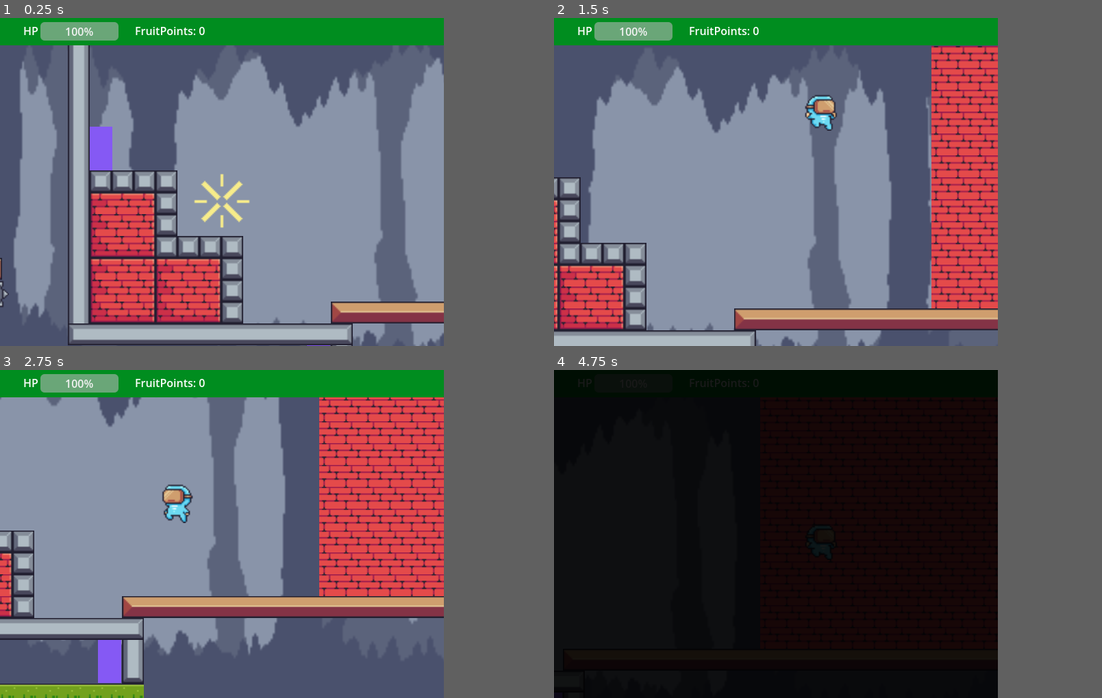
Above: before the commit, frames 1-4 (two rows, left to right).
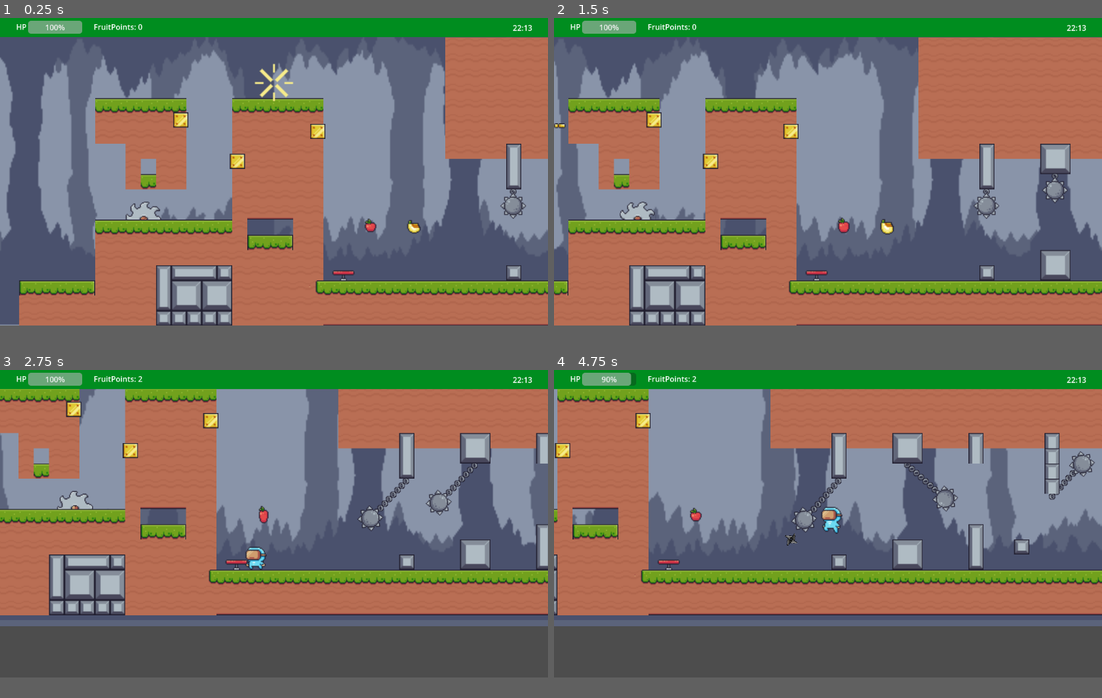
Above: after the commit, the same moments.

Repository: NULLPX-a/Juego-Fundamentos
Game: Godot game, scene res://Escenas/Pantallas/Pantalla_1.tscn
Two runs of this game, one before a commit and one after it. Both use one fixed random seed, a clock stepped at 60 frames per second and the inputs below. Sound files missing from this copy of the repository are replaced by a short silence.
Inputs:
- Up to frame 1 (0.25 s): no input
- Up to frame 2 (1.5 s): tap Enter (ui_accept) at 0.5, 0.77, 0.8, 1.07, 1.35 s; hold F (shuriken, bound only after the commit) 0.53-1.28 s; hold Right (ui_right) from 0.53 s (still down)
- Up to frame 3 (2.75 s): tap Enter (ui_accept) at 1.52, 1.82, 2.3 s; tap F (shuriken, bound only after the commit) at 1.55 s; release Right (ui_right) at 2.03 s; hold Left (ui_left) from 2.03 s (still down); hold F (shuriken, bound only after the commit) from 2.03 s (still down)
- Up to frame 4 (4.75 s): release Left (ui_left) at 2.78 s; release F (shuriken, bound only after the commit) at 2.78 s; hold Right (ui_right) 2.78-4.28 s; tap F (shuriken, bound only after the commit) at 2.85, 4.35 s; tap Enter (ui_accept) at 3.02, 3.32, 3.6, 3.77, 4.07, 4.52 s; hold Left (ui_left) from 4.28 s (still down)
In our replay, the window is 648x480 before the commit and 800x450 after it. These sizes can differ from the game's own. Grey fills any space a smaller window leaves; there, only what the larger window draws over its background counts as a difference.

The runs differ from the first frame. In frame 1, 64% of the frame differs, in the area x 0-100%, y 0-100%; in frame 2, 64%; in frame 3, 76%; in frame 4, 90%, in the area x 0-100%, y 0-94%.

Commit message:
Agregue que el personaje lance shuriken con la F y añadi musica al juego

Diff:
--- a/Escenas/Escenarios/Enemigos/Sierra.tscn
+++ b/Escenas/Escenarios/Enemigos/Sierra.tscn
@@ -2,7 +2,24 @@
 
 [ext_resource type="Texture2D" uid="uid://qa50g3agc2hg" path="res://Assets/Traps/Saw/On (38x38).png" id="1_bn04a"]
 [ext_resource type="Script" uid="uid://5rt6cglbv8ai" path="res://Escenas/Escenarios/Enemigos/sierra.gd" id="1_lfsw3"]
+[ext_resource type="Texture2D" uid="uid://b24de1ve0snjc" path="res://Assets/Main Characters/Desappearing (96x96).png" id="2_1xdd2"]
 [ext_resource type="Script" uid="uid://duos545yjvfky" path="res://Escenas/Escenarios/Enemigos/Pinchos.gd" id="3_x8tnt"]
+
+[sub_resource type="AtlasTexture" id="AtlasTexture_u47pi"]
+atlas = ExtResource("2_1xdd2")
+region = Rect2(288, 0, 96, 96)
+
+[sub_resource type="AtlasTexture" id="AtlasTexture_lfh8b"]
+atlas = ExtResource("2_1xdd2")
+region = Rect2(384, 0, 96, 96)
+
+[sub_resource type="AtlasTexture" id="AtlasTexture_6muio"]
+atlas = ExtResource("2_1xdd2")
+region = Rect2(480, 0, 96, 96)
+
+[sub_resource type="AtlasTexture" id="AtlasTexture_sifv0"]
+atlas = ExtResource("2_1xdd2")
+region = Rect2(576, 0, 96, 96)
 
 [sub_resource type="AtlasTexture" id="AtlasTexture_lfsw3"]
 atlas = ExtResource("1_bn04a")
@@ -38,6 +55,23 @@
 
 [sub_resource type="SpriteFrames" id="SpriteFrames_u47pi"]
 animations = [{
+"frames": [{
+"duration": 1.0,
+"texture": SubResource("AtlasTexture_u47pi")
+}, {
+"duration": 1.0,
+"texture": SubResource("AtlasTexture_lfh8b")
+}, {
+"duration": 1.0,
+"texture": SubResource("AtlasTexture_6muio")
+}, {
+"duration": 1.0,
+"texture": SubResource("AtlasTexture_sifv0")
+}],
+"loop": false,
+"name": &"die",
+"speed": 30.0
+}, {
 "frames": [{
 "duration": 1.0,
 "texture": SubResource("AtlasTexture_lfsw3")
@@ -81,10 +115,10 @@
 
 [node name="AnimatedSprite2D" type="AnimatedSprite2D" parent="." unique_id=13684700]
 sprite_frames = SubResource("SpriteFrames_u47pi")
-animation = &"on"
+animation = &"die"
 autoplay = "on"
-frame = 7
-frame_progress = 0.16529566
+frame = 3
+frame_progress = 1.0
 
 [node name="collision_with_floor" type="CollisionShape2D" parent="." unique_id=589160027]
 position = Vector2(0, -1.75)
@@ -104,3 +138,6 @@
 [node name="CollisionShape2D" type="CollisionShape2D" parent="damage_zone" unique_id=1199510039]
 shape = SubResource("CircleShape2D_lfsw3")
 script = ExtResource("3_x8tnt")
+
+[connection signal="animation_finished" from="AnimatedSprite2D" to="." method="_on_animated_sprite_2d_animation_finished"]
+[connection signal="area_entered" from="damage_zone" to="." method="_on_damage_zone_area_entered"]
--- a/Escenas/Escenarios/Enemigos/sierra.gd
+++ b/Escenas/Escenarios/Enemigos/sierra.gd
@@ -24,3 +24,13 @@
 		$raycast_wall_detection.target_position.x *= -1
 
 	move_and_slide()
+
+
+func _on_damage_zone_area_entered(_area: Area2D) -> void:
+	if _area.is_in_group("shuriken"):
+		velocity.x = 0
+		$AnimatedSprite2D.play("die")
+
+
+func _on_animated_sprite_2d_animation_finished() -> void:
+	self.queue_free()
--- a/Escenas/Escenarios/Trampolin.tscn
+++ b/Escenas/Escenarios/Trampolin.tscn
@@ -3,6 +3,7 @@
 [ext_resource type="Texture2D" uid="uid://wi1svie2jnwc" path="res://Assets/Traps/Trampoline/Idle.png" id="1_gccsm"]
 [ext_resource type="Script" uid="uid://c2tqtqwwhyjyn" path="res://Escenas/Escenarios/trampolin.gd" id="1_tb7c6"]
 [ext_resource type="Texture2D" uid="uid://curr68eeha47m" path="res://Assets/Traps/Trampoline/Jump (28x28).png" id="2_tb7c6"]
+[ext_resource type="AudioStream" uid="uid://dacg1sd4x6av4" path="res://Assets/sonidos/funny-spring-jump-140378.mp3" id="4_n23vu"]
 
 [sub_resource type="AtlasTexture" id="AtlasTexture_n23vu"]
 atlas = ExtResource("1_gccsm")
@@ -108,4 +109,7 @@
 position = Vector2(-0.5, 8.5)
 shape = SubResource("RectangleShape2D_loyx2")
 
+[node name="audioTrampolin" type="AudioStreamPlayer2D" parent="." unique_id=453341241]
+stream = ExtResource("4_n23vu")
+
 [connection signal="body_entered" from="activation_area" to="." method="_on_activation_area_body_entered"]
--- a/Escenas/Escenarios/trampolin.gd
+++ b/Escenas/Escenarios/trampolin.gd
@@ -6,13 +6,13 @@
 	pass # Replace with function body.
 
 
-# Called every frame. 'delta' is the elapsed time since the previous frame.
-@warning_ignore("unused_parameter")
-func _process(delta: float) -> void:
+
+func _process(_delta: float) -> void:
 	pass
 
 
-@warning_ignore("unused_parameter")
-func _on_activation_area_body_entered(body: Node2D) -> void:
+
+func _on_activation_area_body_entered(_body: Node2D) -> void:
+	$audioTrampolin.play()
 	$Animaciones_trampolin.play("launch")
-	body.velocity.y = -800
+	_body.velocity.y = -800
--- a/Escenas/Pantallas/Pantalla_1.tscn
+++ b/Escenas/Pantallas/Pantalla_1.tscn
@@ -1,7 +1,9 @@
 [gd_scene format=3 uid="uid://yfl31i4okyng"]
 
 [ext_resource type="PackedScene" uid="uid://dpyip8k15fp3q" path="res://Escenas/Personajes/virtual_guy.tscn" id="1_m2ho7"]
+[ext_resource type="AudioStream" uid="uid://c08wlmuhmuwav" path="res://Assets/sonidos/pixel-song-19-31953_junta.mp3" id="1_s0k8v"]
 [ext_resource type="PackedScene" uid="uid://bp5crs7c5kn45" path="res://Escenas/Escenarios/PlayerInfo.tscn" id="1_ti0p8"]
+[ext_resource type="Script" uid="uid://du5f2ohpcfyjh" path="res://Escenas/Pantallas/audio_fondo.gd" id="2_aetoh"]
 [ext_resource type="PackedScene" uid="uid://bri566k473ljw" path="res://Escenas/Escenarios/Escenario_1.tscn" id="2_m2ho7"]
 [ext_resource type="PackedScene" uid="uid://0efdipofhckf" path="res://Escenas/Fondos/Background.tscn" id="3_kdu8l"]
 [ext_resource type="PackedScene" uid="uid://ciuheb8xvwy8i" path="res://Escenas/Escenarios/movingPlatform_1.tscn" id="4_rw0ga"]
@@ -11,6 +13,7 @@
 [ext_resource type="PackedScene" uid="uid://dwu3b37uap01f" path="res://Escenas/Escenarios/fruit.tscn" id="8_bsgtc"]
 [ext_resource type="PackedScene" uid="uid://cpuh2td0c88fv" path="res://Escenas/Escenarios/Portal.tscn" id="10_iw5ls"]
 [ext_resource type="Script" uid="uid://cyrq2wily4gdg" path="res://Escenas/Pantallas/init_cut_scene_1.gd" id="11_7veke"]
+[ext_resource type="PackedScene" uid="uid://ydpd48mbajws" path="res://Escenas/Personajes/shuriken.tscn" id="14_aetoh"]
 
 [sub_resource type="Curve2D" id="Curve2D_rw0ga"]
 _data = {
@@ -113,10 +116,16 @@
 
 [node name="Node2D" type="Node2D" unique_id=98405551]
 
+[node name="audio_fondo" type="AudioStreamPlayer" parent="." unique_id=85352366]
+stream = ExtResource("1_s0k8v")
+volume_db = -15.0
+autoplay = true
+script = ExtResource("2_aetoh")
+
 [node name="PlayerInfo" parent="." unique_id=126177048 instance=ExtResource("1_ti0p8")]
 
 [node name="virtual_guy" parent="." unique_id=783472880 instance=ExtResource("1_m2ho7")]
-position = Vector2(4354, 250)
+position = Vector2(2233, 114)
 
 [node name="TileMapLayer" parent="." unique_id=1256577616 instance=ExtResource("2_m2ho7")]
 
@@ -192,5 +201,10 @@
 [node name="AnimationPlayer" type="AnimationPlayer" parent="init_cutScene1" unique_id=1360395961]
 libraries/ = SubResource("AnimationLibrary_nrf4t")
 
+[node name="shuriken" parent="." unique_id=261274879 instance=ExtResource("14_aetoh")]
+visible = false
+position = Vector2(4253, 149)
+
+[connection signal="finished" from="audio_fondo" to="audio_fondo" method="_on_finished"]
 [connection signal="body_entered" from="init_cutScene1" to="init_cutScene1" method="_on_body_entered"]
 [connection signal="animation_finished" from="init_cutScene1/AnimationPlayer" to="init_cutScene1" method="_on_animation_player_animation_finished"]
--- /dev/null
+++ b/Escenas/Pantallas/audio_fondo.gd
@@ -0,0 +1,4 @@
+extends AudioStreamPlayer
+
+func _on_finished() -> void:
+	self.play()
--- /dev/null
+++ b/Escenas/Personajes/shuriken.gd
@@ -0,0 +1,35 @@
+extends Node2D
+
+var velocidad = Vector2(450,-200)
+var gravity = 9.8
+signal shuriken_destroyed
+var isflip = false
+
+
+func _ready() -> void:
+	$Timer.start()
+	if  isflip:
+		velocidad.x *= -1
+
+
+func _process(_delta: float) -> void:
+	velocidad.y += gravity
+	position += velocidad * _delta
+
+
+func _on_hit_box_body_entered(_body: Node2D) -> void:
+	$AnimationPlayer.stop()
+	velocidad = Vector2(0,0)
+	$shurikenSprite.play("die")
+
+
+func _on_shuriken_sprite_animation_finished() -> void:
+	destroy_myself()
+
+
+func _on_timer_timeout() -> void:
+	destroy_myself()
+
+func destroy_myself():
+	emit_signal("shuriken_destroyed")
+	self.queue_free()
--- /dev/null
+++ b/Escenas/Personajes/shuriken.tscn
@@ -0,0 +1,113 @@
+[gd_scene format=3 uid="uid://ydpd48mbajws"]
+
+[ext_resource type="Texture2D" uid="uid://dm77450rqh2q" path="res://Assets/Other/26.png" id="1_4puit"]
+[ext_resource type="Script" uid="uid://11fh2jlirxtt" path="res://Escenas/Personajes/shuriken.gd" id="1_cptag"]
+[ext_resource type="Texture2D" uid="uid://bqcg01b2ce7bh" path="res://Assets/Main Characters/Appearing (96x96).png" id="3_ka245"]
+
+[sub_resource type="AtlasTexture" id="AtlasTexture_ptu8g"]
+atlas = ExtResource("3_ka245")
+region = Rect2(288, 0, 96, 96)
+
+[sub_resource type="AtlasTexture" id="AtlasTexture_joyqo"]
+atlas = ExtResource("3_ka245")
+region = Rect2(192, 0, 96, 96)
+
+[sub_resource type="AtlasTexture" id="AtlasTexture_yib2d"]
+atlas = ExtResource("3_ka245")
+region = Rect2(96, 0, 96, 96)
+
+[sub_resource type="SpriteFrames" id="SpriteFrames_2diy8"]
+animations = [{
+"frames": [{
+"duration": 1.0,
+"texture": ExtResource("1_4puit")
+}],
+"loop": true,
+"name": &"default",
+"speed": 5.0
+}, {
+"frames": [{
+"duration": 1.0,
+"texture": SubResource("AtlasTexture_ptu8g")
+}, {
+"duration": 1.0,
+"texture": SubResource("AtlasTexture_joyqo")
+}, {
+"duration": 1.0,
+"texture": SubResource("AtlasTexture_yib2d")
+}],
+"loop": false,
+"name": &"die",
+"speed": 11.0
+}]
+
+[sub_resource type="Animation" id="Animation_cptag"]
+length = 0.001
+tracks/0/type = "value"
+tracks/0/imported = false
+tracks/0/enabled = true
+tracks/0/path = NodePath("shurikenSprite:rotation")
+tracks/0/interp = 1
+tracks/0/loop_wrap = true
+tracks/0/keys = {
+"times": PackedFloat32Array(0),
+"transitions": PackedFloat32Array(1),
+"update": 0,
+"values": [0.0]
+}
+
+[sub_resource type="Animation" id="Animation_se4dl"]
+resource_name = "die"
+
+[sub_resource type="Animation" id="Animation_ka245"]
+resource_name = "rotation"
+loop_mode = 1
+tracks/0/type = "value"
+tracks/0/imported = false
+tracks/0/enabled = true
+tracks/0/path = NodePath("shurikenSprite:rotation")
+tracks/0/interp = 1
+tracks/0/loop_wrap = true
+tracks/0/keys = {
+"times": PackedFloat32Array(0, 1),
+"transitions": PackedFloat32Array(1, 1),
+"update": 0,
+"values": [0.0, 6.2831855]
+}
+
+[sub_resource type="AnimationLibrary" id="AnimationLibrary_rsi3u"]
+_data = {
+&"RESET": SubResource("Animation_cptag"),
+&"die": SubResource("Animation_se4dl"),
+&"rotation": SubResource("Animation_ka245")
+}
+
+[sub_resource type="CircleShape2D" id="CircleShape2D_ka245"]
+radius = 13.0
+
+[node name="shuriken" type="Node2D" unique_id=261274879]
+script = ExtResource("1_cptag")
+
+[node name="shurikenSprite" type="AnimatedSprite2D" parent="." unique_id=1942280035]
+scale = Vector2(0.021727912, 0.021727912)
+sprite_frames = SubResource("SpriteFrames_2diy8")
+autoplay = "default"
+
+[node name="AnimationPlayer" type="AnimationPlayer" parent="." unique_id=8042840]
+libraries/ = SubResource("AnimationLibrary_rsi3u")
+autoplay = &"rotation"
+speed_scale = -3.0
+
+[node name="hitBox" type="Area2D" parent="." unique_id=1050428939 groups=["shuriken"]]
+collision_layer = 16
+collision_mask = 3
+
+[node name="CollisionShape2D" type="CollisionShape2D" parent="hitBox" unique_id=1389185954]
+shape = SubResource("CircleShape2D_ka245")
+
+[node name="Timer" type="Timer" parent="." unique_id=191771429]
+wait_time = 3.0
+
+[connection signal="animation_finished" from="shurikenSprite" to="." method="_on_shuriken_sprite_animation_finished"]
+[connection signal="body_entered" from="hitBox" to="." method="_on_hit_box_body_entered"]
+[connection signal="timeout" from="Timer" to="." method="_on_timer_timeout"]
--- a/Escenas/Personajes/virtual_guy.gd
+++ b/Escenas/Personajes/virtual_guy.gd
@@ -13,8 +13,13 @@
 var double_jump: bool = false
 var ray_cast_dimesion = 10.5
 var direction
+var gotShuriken = false
 var block_nija = false
 var stuck_on_wall : bool = false
+
+@export var shuriken:PackedScene
+
+
 var dead = false:
 	set(value):
 		dead=value
@@ -46,6 +51,9 @@
 	if Input.is_action_just_pressed("ui_accept") and right_to_jump():
 		if count_jumps == 1:
 			double_jump = true
+			$audiodoublejump.play()
+		else:
+			$audiojump.play()
 		count_jumps += 1
 		velocity.y = JUMP_VELOCITY
 
@@ -72,6 +80,20 @@
 	move_and_slide()
 	decide_animation()
 
+func _input(event):
+	if event.is_action_pressed("shuriken"): #Tecla F lo activa
+		if gotShuriken: return
+		gotShuriken = true
+		allow_animation = false
+		$animaciones.play("shuriken_launch")
+		var newShuriken = shuriken.instantiate()
+		newShuriken.position = self.position
+		newShuriken.isflip = $animaciones.flip_h
+		newShuriken.connect("shuriken_destroyed", _on_shuri_destroyed)
+		add_sibling(newShuriken)
+
+func _on_shuri_destroyed():
+	gotShuriken = false
 
 func _ready():
 	$animaciones.play("appear")
@@ -124,15 +146,16 @@
 		had_jump = true
 		return true
 
+
 func collectFruit(fruitType):
 	var auxString = fruitType + "Points"
 	var _gainedPoints = GeneralRules[auxString]
 	fruitCount += _gainedPoints
-	print(fruitCount)
+	$audiodoublejump.play()
 
 
 func _on_animaciones_animation_finished() -> void:
-		allow_animation = true
+	allow_animation = true
 
 
 func _on_coyote_timer_timeout() -> void:
@@ -140,10 +163,11 @@
 
 
 func _on_damage_detection_area_shape_entered(_area_rid: RID, _area: Area2D, _area_shape_index: int, _local_shape_index: int) -> void:
+	$audioDamage.play()
+	allow_animation = false
+	$animaciones.play("hit")
+	velocity.y = -250
 	health -= 10
-	print(health)
-
-
 
 
 func trigger_death() ->void:
--- a/Escenas/Personajes/virtual_guy.tscn
+++ b/Escenas/Personajes/virtual_guy.tscn
@@ -2,6 +2,7 @@
 
 [ext_resource type="Script" uid="uid://lkctlxwjkx0u" path="res://Escenas/Personajes/virtual_guy.gd" id="1_msqbo"]
 [ext_resource type="Texture2D" uid="uid://bqcg01b2ce7bh" path="res://Assets/Main Characters/Appearing (96x96).png" id="1_y3qxj"]
+[ext_resource type="PackedScene" uid="uid://ydpd48mbajws" path="res://Escenas/Personajes/shuriken.tscn" id="2_813rg"]
 [ext_resource type="Texture2D" uid="uid://b24de1ve0snjc" path="res://Assets/Main Characters/Desappearing (96x96).png" id="2_msqbo"]
 [ext_resource type="Texture2D" uid="uid://buk78xrbutpxd" path="res://Assets/Main Characters/Virtual Guy/Double Jump (32x32).png" id="3_e5yxn"]
 [ext_resource type="Texture2D" uid="uid://crlol2qwtyrpy" path="res://Assets/Main Characters/Virtual Guy/Hit (32x32).png" id="4_1n3oi"]
@@ -10,6 +11,9 @@
 [ext_resource type="Texture2D" uid="uid://dcb8op7qgvk7h" path="res://Assets/Main Characters/Virtual Guy/Jump (32x32).png" id="7_yaso0"]
 [ext_resource type="Texture2D" uid="uid://cu0fwu1drkkh5" path="res://Assets/Main Characters/Virtual Guy/Run (32x32).png" id="8_o7845"]
 [ext_resource type="Texture2D" uid="uid://du7jgmv8tre7g" path="res://Assets/Main Characters/Virtual Guy/Wall Jump (32x32).png" id="9_8m3fo"]
+[ext_resource type="AudioStream" uid="uid://bmprt572qaymx" path="res://Assets/sonidos/cartoon-jump-6462.mp3" id="11_2fym6"]
+[ext_resource type="AudioStream" uid="uid://di7yr4t3vwstc" path="res://Assets/sonidos/woo-hoo-82843.mp3" id="12_813rg"]
+[ext_resource type="AudioStream" uid="uid://dut0j2ltkj8yo" path="res://Assets/sonidos/homemadeoof-47509.mp3" id="13_yaso0"]
 
 [sub_resource type="AtlasTexture" id="AtlasTexture_0ihee"]
 atlas = ExtResource("1_y3qxj")
@@ -340,10 +344,13 @@
 }, {
 "duration": 1.0,
 "texture": SubResource("AtlasTexture_0uoml")
-}],
-"loop": true,
+}, {
+"duration": 1.0,
+"texture": SubResource("AtlasTexture_ck86v")
+}],
+"loop": false,
 "name": &"hit",
-"speed": 12.0
+"speed": 29.0
 }, {
 "frames": [{
 "duration": 1.0,
@@ -438,6 +445,17 @@
 }],
 "loop": true,
 "name": &"run",
+"speed": 12.0
+}, {
+"frames": [{
+"duration": 1.0,
+"texture": SubResource("AtlasTexture_ykthw")
+}, {
+"duration": 1.0,
+"texture": SubResource("AtlasTexture_ykthw")
+}],
+"loop": false,
+"name": &"shuriken_launch",
 "speed": 12.0
 }, {
 "frames": [{
@@ -475,10 +493,11 @@
 scale = Vector2(2, 2)
 collision_layer = 16
 script = ExtResource("1_msqbo")
+shuriken = ExtResource("2_813rg")
 
 [node name="animaciones" type="AnimatedSprite2D" parent="." unique_id=231530499]
 sprite_frames = SubResource("SpriteFrames_4yg2y")
-animation = &"dissappear"
+animation = &"shuriken_launch"
 
 [node name="CollisionShape2D" type="CollisionShape2D" parent="." unique_id=556090110]
 position = Vector2(0, 3)
@@ -514,6 +533,15 @@
 shape = SubResource("RectangleShape2D_msqbo")
 debug_color = Color(0, 0, 0, 0.41960785)
 
+[node name="audiojump" type="AudioStreamPlayer2D" parent="." unique_id=1555601085]
+stream = ExtResource("11_2fym6")
+
+[node name="audiodoublejump" type="AudioStreamPlayer2D" parent="." unique_id=1998987879]
+stream = ExtResource("12_813rg")
+
+[node name="audioDamage" type="AudioStreamPlayer2D" parent="." unique_id=922303368]
+stream = ExtResource("13_yaso0")
+
 [connection signal="animation_finished" from="animaciones" to="." method="_on_animaciones_animation_finished"]
 [connection signal="timeout" from="coyote_timer" to="." method="_on_coyote_timer_timeout"]
 [connection signal="area_shape_entered" from="damage_detection" to="." method="_on_damage_detection_area_shape_entered"]
--- a/project.godot
+++ b/project.godot
@@ -22,8 +22,6 @@
 
 [display]
 
-window/size/viewport_width=648
-window/size/viewport_height=480
 window/stretch/mode="viewport"
 window/stretch/aspect="ignore"
 
@@ -32,6 +30,15 @@
 wall_jump=""
 portal=""
 virtual=""
+shuriken=""
+
+[input]
+
+shuriken={
+"deadzone": 0.5,
+"events": [Object(InputEventKey,"resource_local_to_scene":false,"resource_name":"","device":-1,"window_id":0,"alt_pressed":false,"shift_pressed":false,"ctrl_pressed":false,"meta_pressed":false,"pressed":false,"keycode":0,"physical_keycode":70,"key_label":0,"unicode":102,"location":0,"echo":false,"script":null)
+]
+}
 
 [layer_names]
 
Binary file added: Assets/Other/26.png
Not shown, added: Assets/Other/26.png.import
Not shown, added: Assets/sonidos/8-bit-video-game-lose-sound-version-1-145828.mp3.import
Not shown, added: Assets/sonidos/cartoon-jump-6462.mp3.import
Not shown, added: Assets/sonidos/funny-spring-jump-140378.mp3.import
Not shown, added: Assets/sonidos/homemadeoof-47509.mp3.import
Not shown, added: Assets/sonidos/pixel-song-19-31953_junta.mp3.import
Not shown, added: Assets/sonidos/woo-hoo-82843.mp3.import
Not shown, added: Escenas/Pantallas/audio_fondo.gd.uid
Not shown, added: Escenas/Personajes/shuriken.gd.uid
Not shown, added: Assets/sonidos/8-bit-video-game-lose-sound-version-1-145828.mp3
Not shown, added: Assets/sonidos/cartoon-jump-6462.mp3
(and 4 more such lines)
